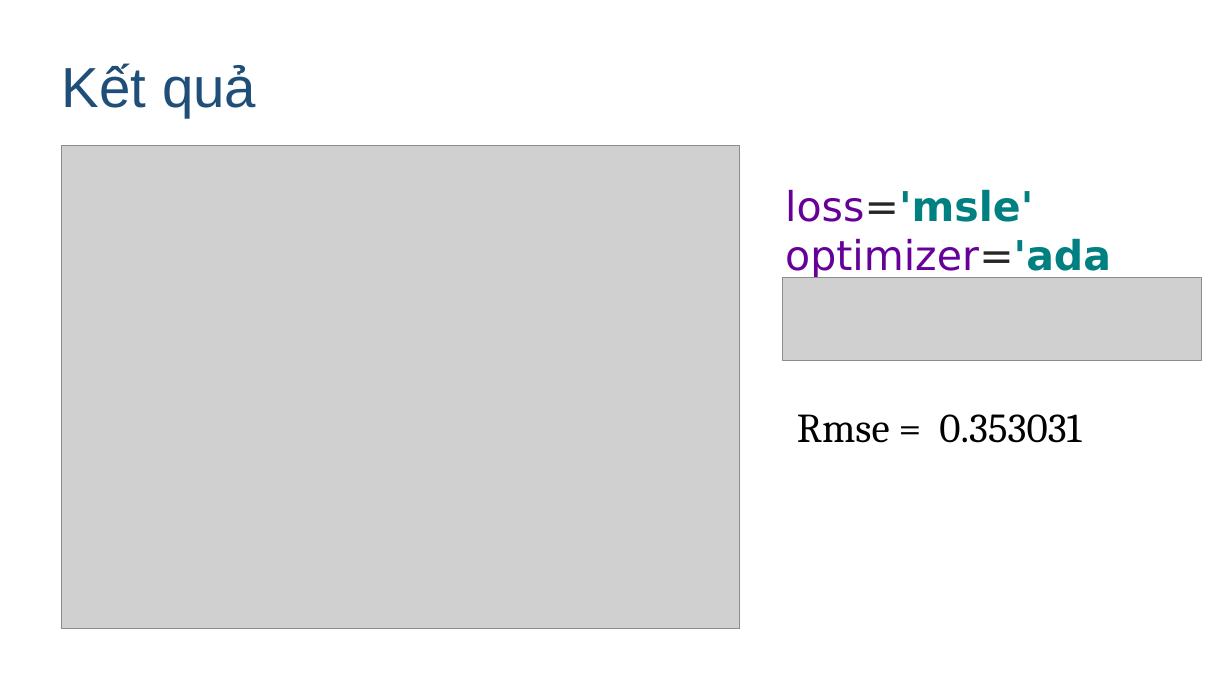
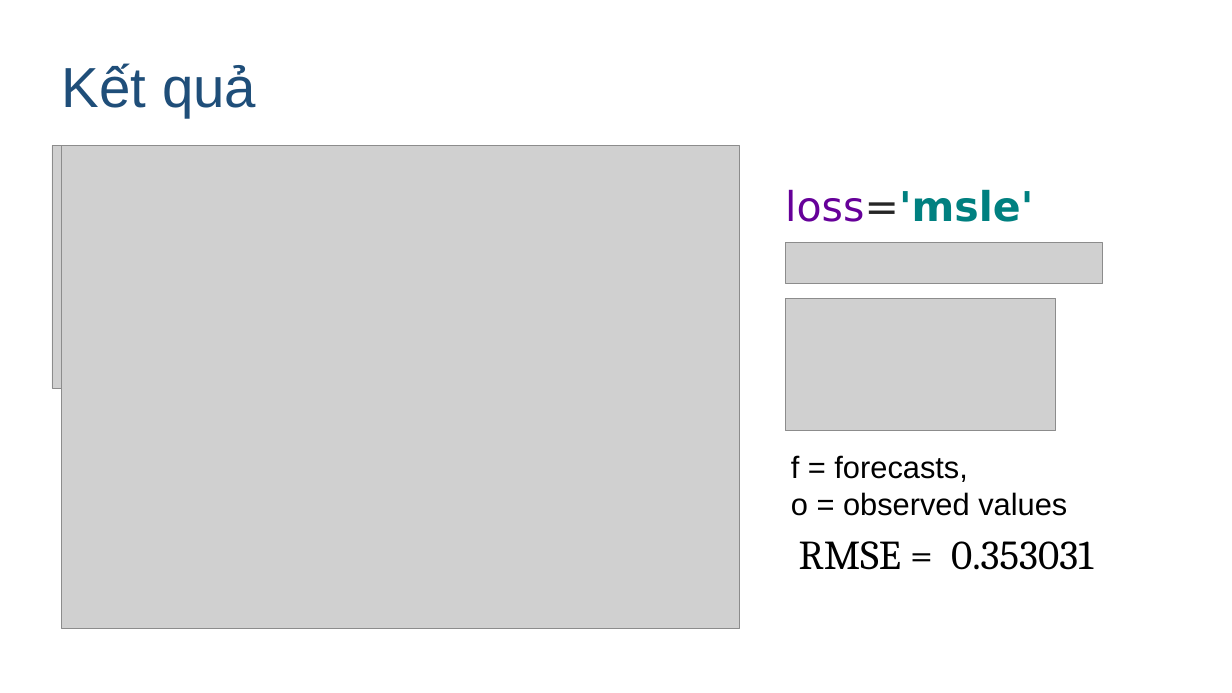
Before and after one commit to izzeroone/gold-prediction, a slide deck: slide 18 of slide.odp (slide 21 before the commit). Drawn at 1232x693 pixels with LibreOffice and Linux fonts; fonts in the diff are those of the drawing; grey boxes stand for pictures. Boxes give left, top, right and bottom in pixels: in the first picture for what was removed or moved away, otherwise in the second. Text is boxed around its words. In the diff, an @@ line names an element or a change of style, - is before the commit and + after.

```diff
--- a/slide.odp
+++ b/slide.odp
@@ picture added at (52, 146, 416, 388) @@
@@ text at (785, 238, 1111, 279): paragraph removed @@
-optimizer='adam'
@@ picture: place and size @@
-picture at (782, 277, 1202, 360)
+picture at (786, 243, 1103, 284)
@@ picture added at (786, 299, 1056, 432) @@
@@ text added at (791, 455, 1067, 516), 24 pt, text #000000 @@
+f = forecasts,
+o = observed values
@@ text at (799, 541, 1093, 570): text changed @@
-Rmse = 0.353031
+RMSE = 0.353031
```
Also in this commit, not shown: 6 other slides changed, 3 slides removed.
